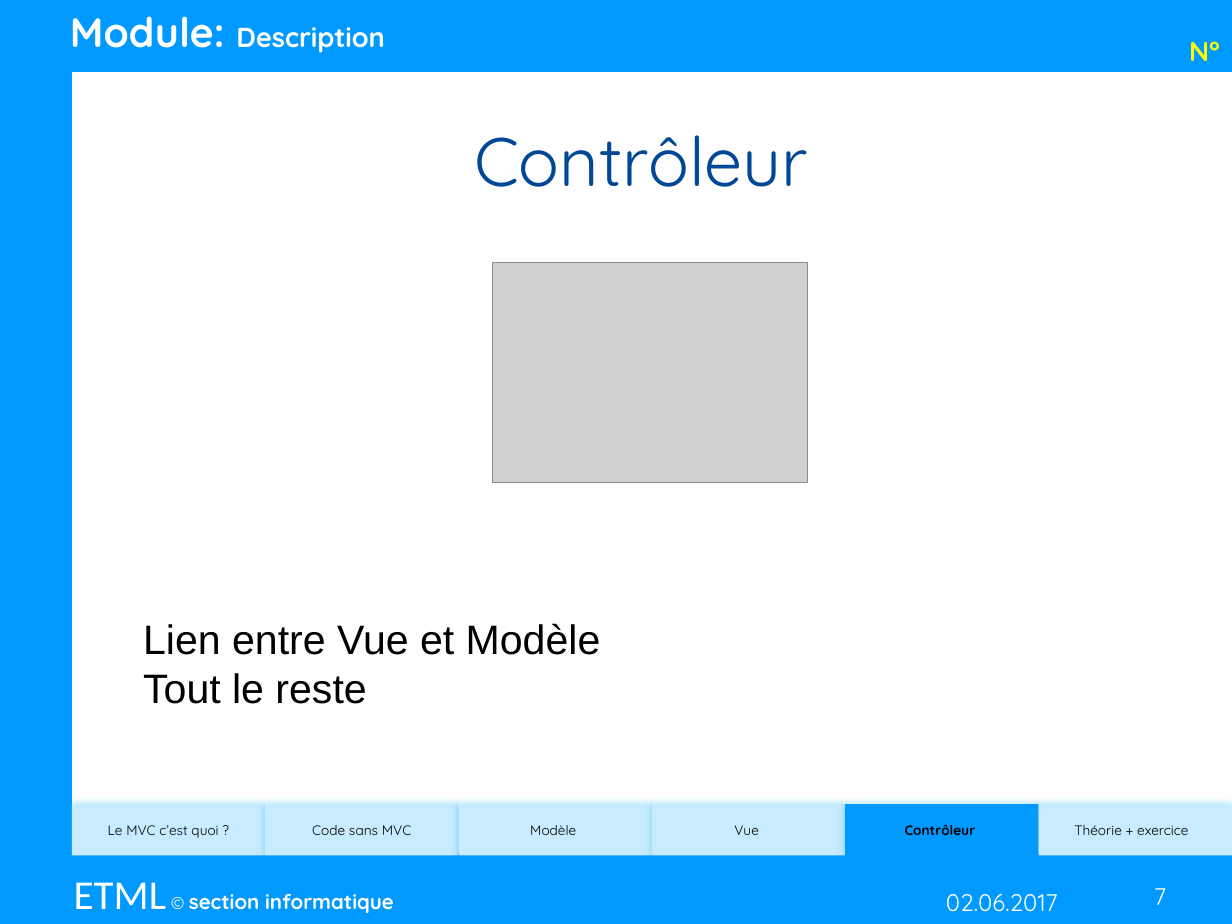
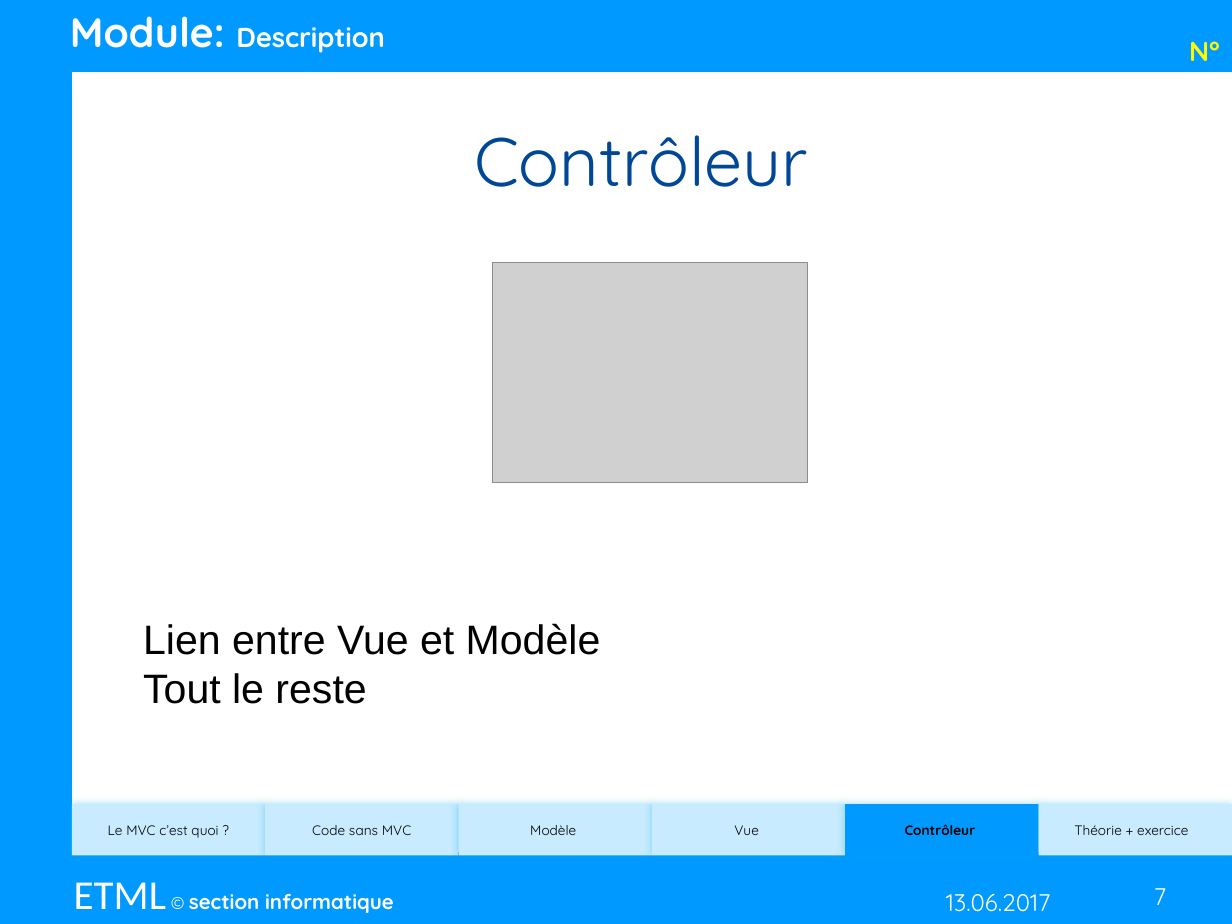
Before and after one commit to mayorjo/Demomot, a slide deck: slide 7 of MVC/MVC.pptm. Drawn at 1232x924 pixels with LibreOffice and Linux fonts; fonts in the diff are those of the drawing; grey boxes stand for pictures. Boxes give left, top, right and bottom in pixels: in the first picture for what was removed or moved away, otherwise in the second. Text is boxed around its words. In the diff, an @@ line names an element or a change of style, - is before the commit and + after.

```diff
--- a/MVC/MVC.pptm
+++ b/MVC/MVC.pptm
@@ text at (x1=946, y1=893, x2=1051, y2=912): text changed @@
-02.06.2017
+13.06.2017
```
Also in this commit, not shown: 7 other slides changed, 5 other files.
